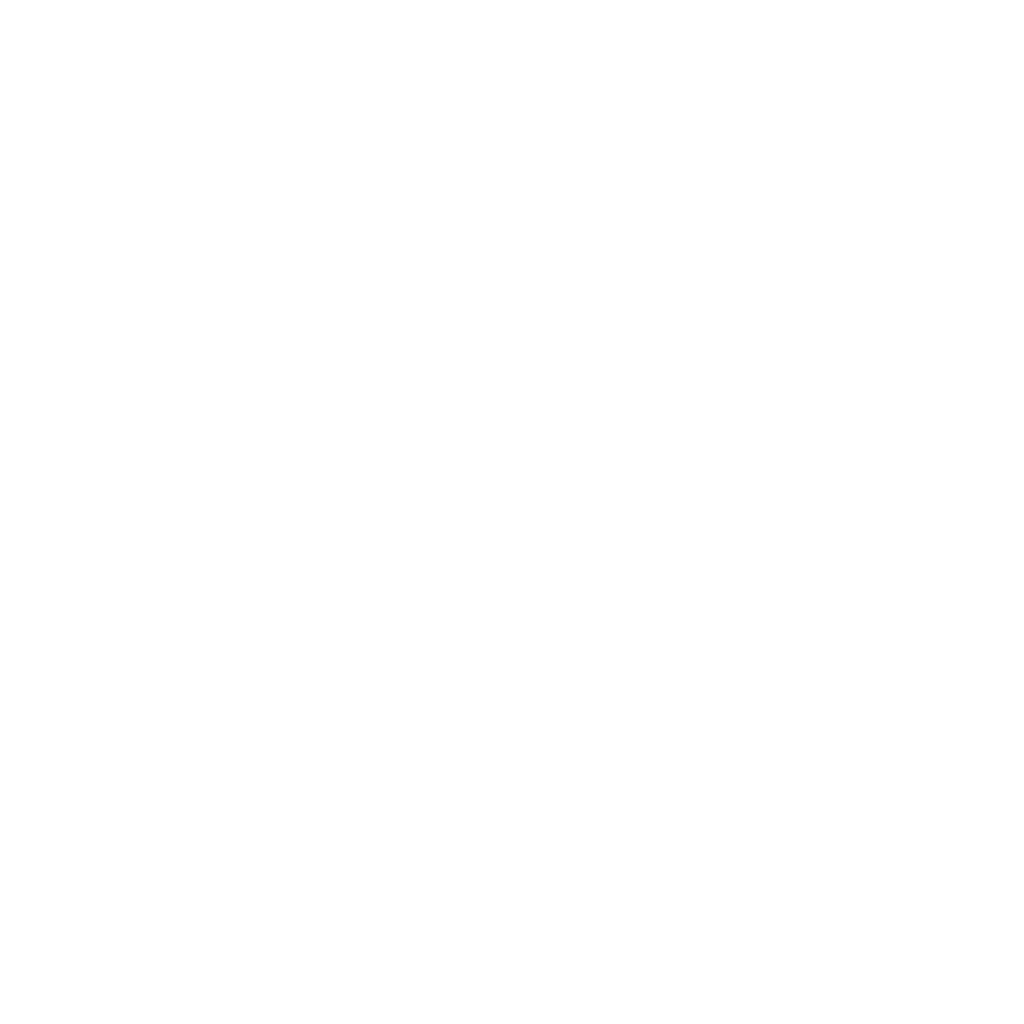
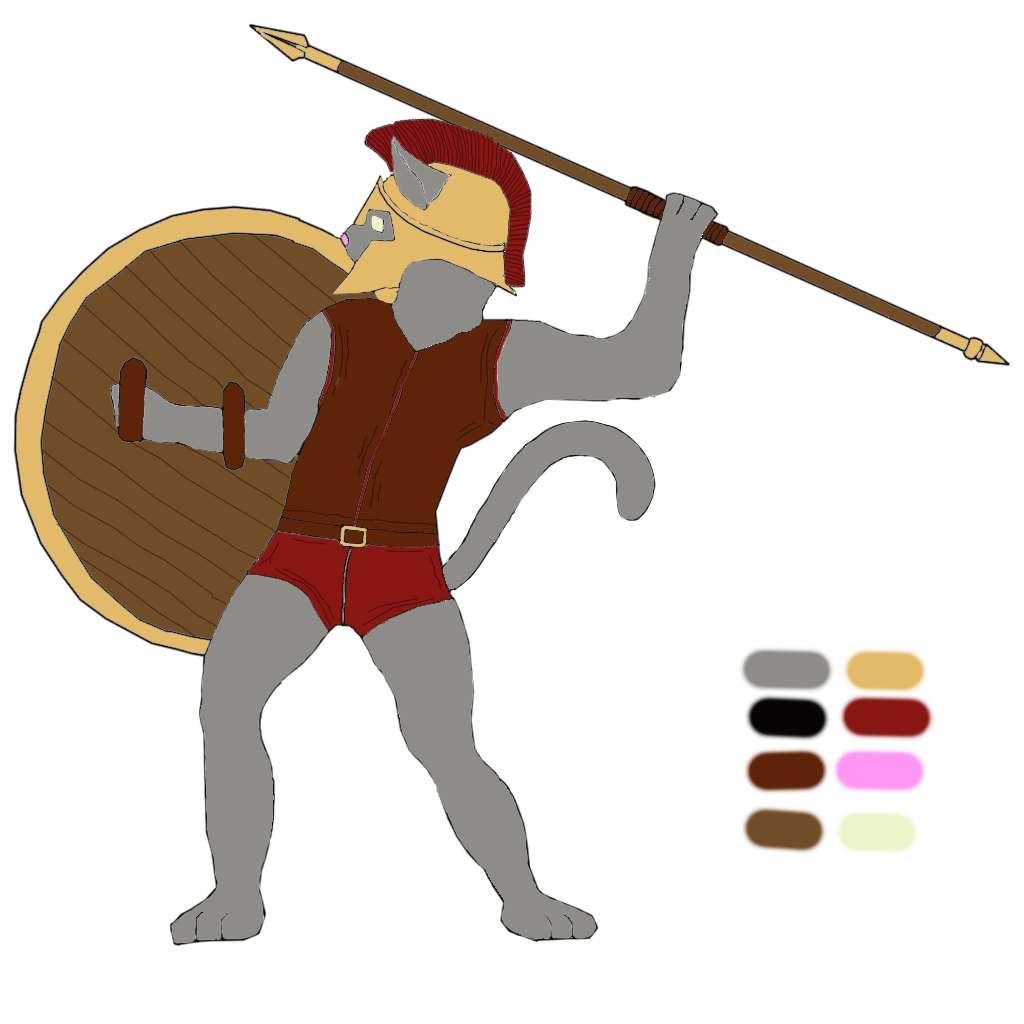
Revision of a layered 1024x1024 image; what changed, layer by layer:
showed group "Palette2" (3 layers) over (13, 23, 1011, 947)
